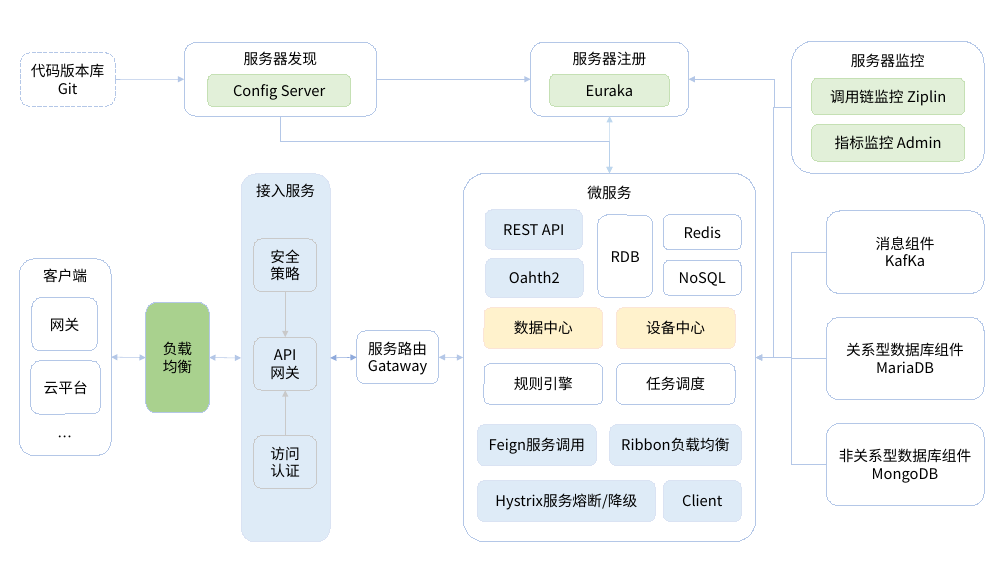
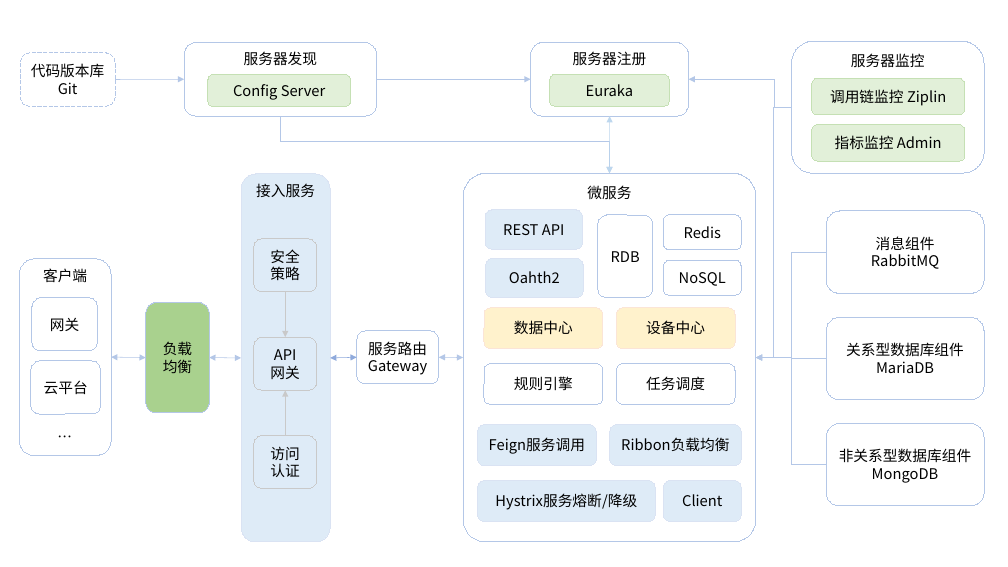
Before and after one commit to pnoker/iot-dc3, a slide deck: slide 2 of dc3/doc/iot-dc3-architecture.pptx. Drawn at 1008x567 pixels with LibreOffice and Linux fonts; fonts in the diff are those of the drawing. Boxes give left, top, right and bottom in pixels: in the first picture for what was removed or moved away, otherwise in the second. Text is boxed around its words. In the diff, an @@ line names an element or a change of style, - is before the commit and + after.

```diff
--- a/dc3/doc/iot-dc3-architecture.pptx
+++ b/dc3/doc/iot-dc3-architecture.pptx
@@ text in rounded rectangle at (x1=871, y1=254, x2=939, y2=269): text changed @@
-KafKa
+RabbitMQ
@@ text in rounded rectangle at (x1=368, y1=360, x2=427, y2=375): text changed @@
-Gataway
+Gateway
```
Also in this commit, not shown: 15 other files.
